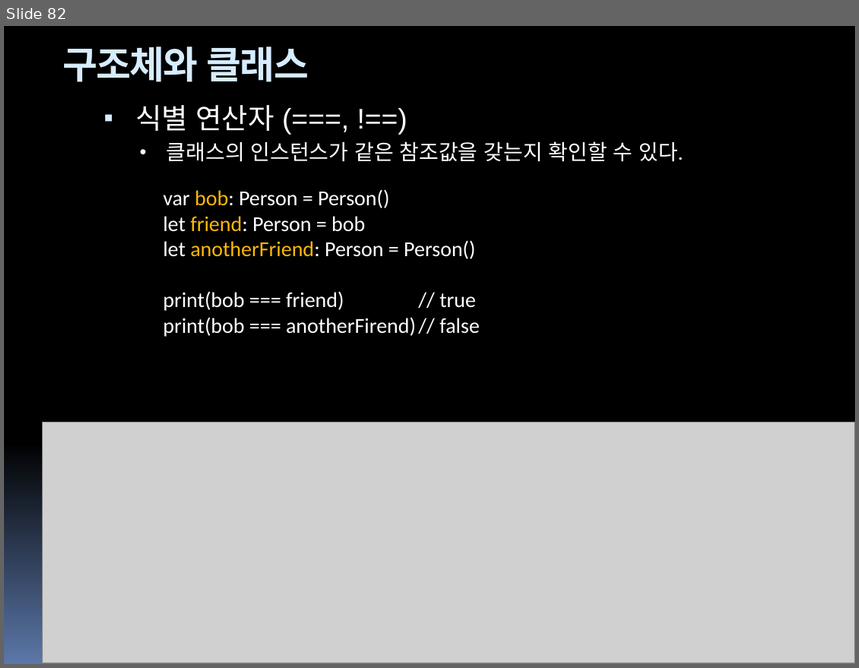
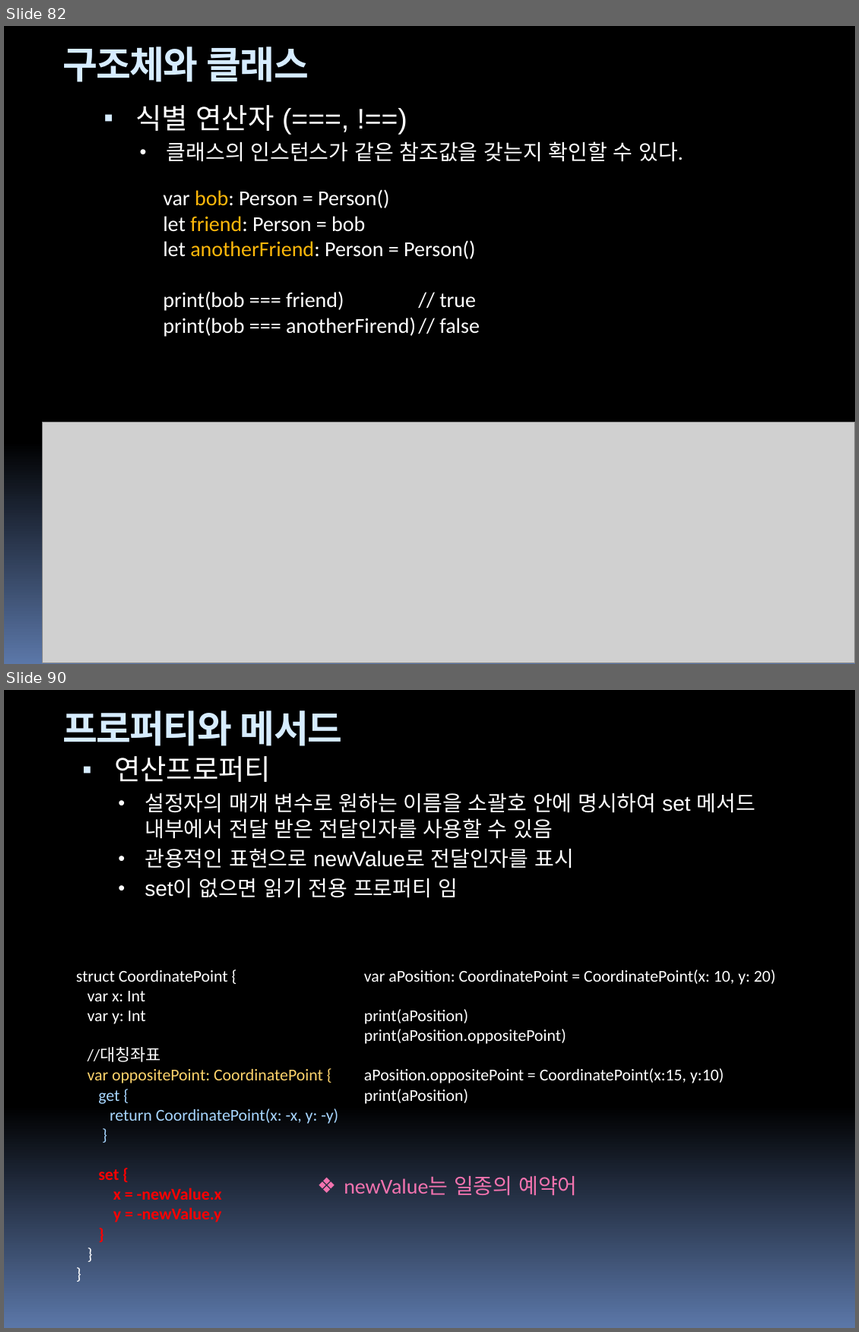
Before and after one commit to hounga13/helloSwift, a slide deck: Swift세미나자료.pptx. Shown one above the other, each under a label of ours: slide 82 before the commit, slides 82 and 90 after it; the slides between them are not shown. The pictures are 859x668 and 859x1332 pixels, drawn with LibreOffice and Linux fonts; fonts in the diff are those of the drawing; grey boxes stand for pictures. Boxes give left, top, right and bottom in pixels: in the first picture for what was removed or moved away, otherwise in the second. Text is boxed around its words. In the diff, an @@ line names an element or a change of style, - is before the commit and + after.

Commit message:
10장프로퍼티

```diff
--- a/Swift세미나자료.pptx
+++ b/Swift세미나자료.pptx
@@ slide 90 added at box(4, 690, 855, 1328), background gradient #000000 to #5B77A8 @@
@@ text added at box(63, 711, 342, 746), 32 pt, text #D6ECFF, bold @@
+프로퍼티와 메서드
@@ text added at box(114, 756, 756, 898), 18 pt, text #FFFFFF @@
+▪ 연산프로퍼티
+  • 설정자의 매개 변수로 원하는 이름을 소괄호 안에 명시하여 set 메서드 내부에서 전달 받은 전달인자를 사용할 수 있음
+  • 관용적인 표현으로 newValue로 전달인자를 표시
+  • set이 없으면 읽기 전용 프로퍼티 임
@@ text added at box(76, 970, 338, 1223), 14 pt, text #FFFFFF @@
+struct CoordinatePoint {
+var x: Int
+var y: Int
+//대칭좌표
+var oppositePoint: CoordinatePoint {
+get {
+return CoordinatePoint(x: -x, y: -y)
+}
+set {
+x = -newValue.x
+y = -newValue.y
+}
+}
+}
@@ text added at box(364, 970, 776, 1104), 14 pt, text #FFFFFF @@
+var aPosition: CoordinatePoint = CoordinatePoint(x: 10, y: 20)
+print(aPosition)
+print(aPosition.oppositePoint)
+aPosition.oppositePoint = CoordinatePoint(x:15, y:10)
+print(aPosition)
@@ text added at box(344, 1176, 577, 1196), 18 pt, text #F273AF @@
+❖ newValue는 일종의 예약어
```
Also in this commit, not shown: 2 slides changed, 25 other slides added, 2 slides removed.
